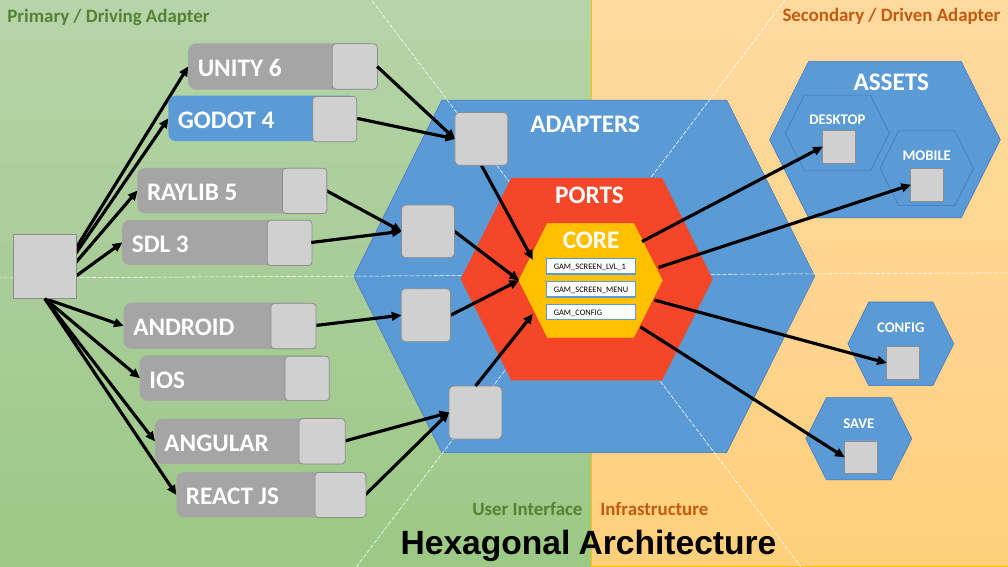
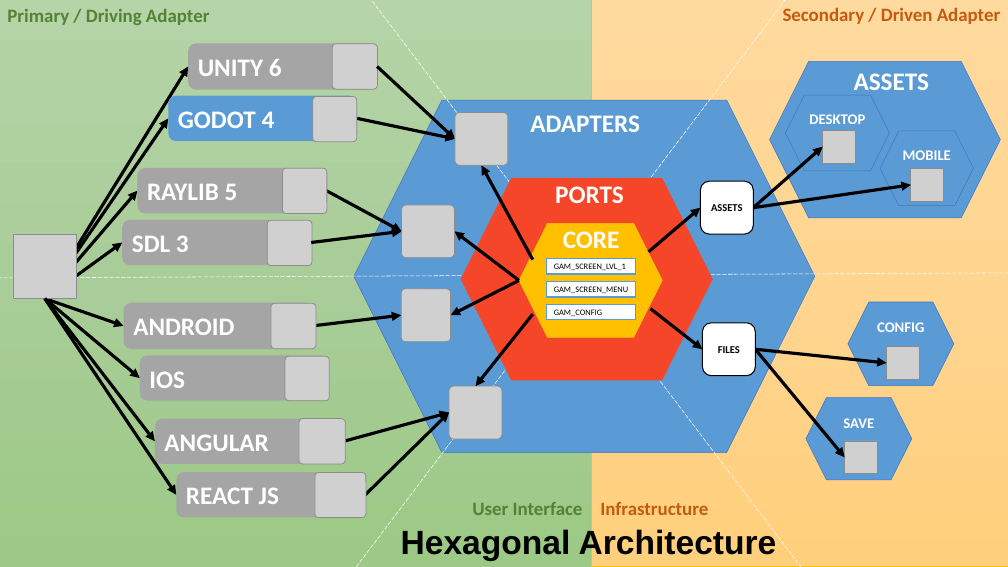
Before and after one commit to DamienFremont/multiengine-2dgame-starter, a slide deck: slide 1 of docs/diagrams.pptx. Drawn at 1008x567 pixels with LibreOffice and Linux fonts; fonts in the diff are those of the drawing; grey boxes stand for pictures. Boxes give left, top, right and bottom in pixels: in the first picture for what was removed or moved away, otherwise in the second. Text is boxed around its words. In the diff, an @@ line names an element or a change of style, - is before the commit and + after.

Commit message:
docs: ✏️ update diagrams - replace PNG and PPTX files

```diff
--- a/docs/diagrams.pptx
+++ b/docs/diagrams.pptx
@@ arrow moved from (642, 241) - (823, 147) to (753, 208) - (823, 147) @@
@@ arrow (482, 166) - (533, 259): arrowheads changed @@
@@ arrow added from (649, 252) to (700, 208), #000000 3 pt @@
@@ rounded rectangle added at [700,181,753,234], fill #FFFFFF, outline #000000 1 pt, 10 pt, text #000000, bold @@
+ASSETS
@@ arrow moved from (659, 268) - (911, 185) to (753, 208) - (911, 185) @@
@@ arrow (454, 231) - (519, 281): arrowheads changed @@
@@ arrow (451, 315) - (519, 281): arrowheads changed @@
@@ arrow (476, 386) - (533, 314): arrowheads changed @@
@@ arrow added from (650, 309) to (702, 349), #000000 3 pt @@
@@ rounded rectangle added at [702,323,755,376], fill #FFFFFF, outline #000000 1 pt, 10 pt, text #000000, bold @@
+FILES
@@ arrow moved from (640, 327) - (845, 457) to (755, 349) - (845, 457) @@
@@ arrow moved from (655, 300) - (887, 363) to (755, 349) - (887, 363) @@
```
Also in this commit, not shown: 1 other file.
